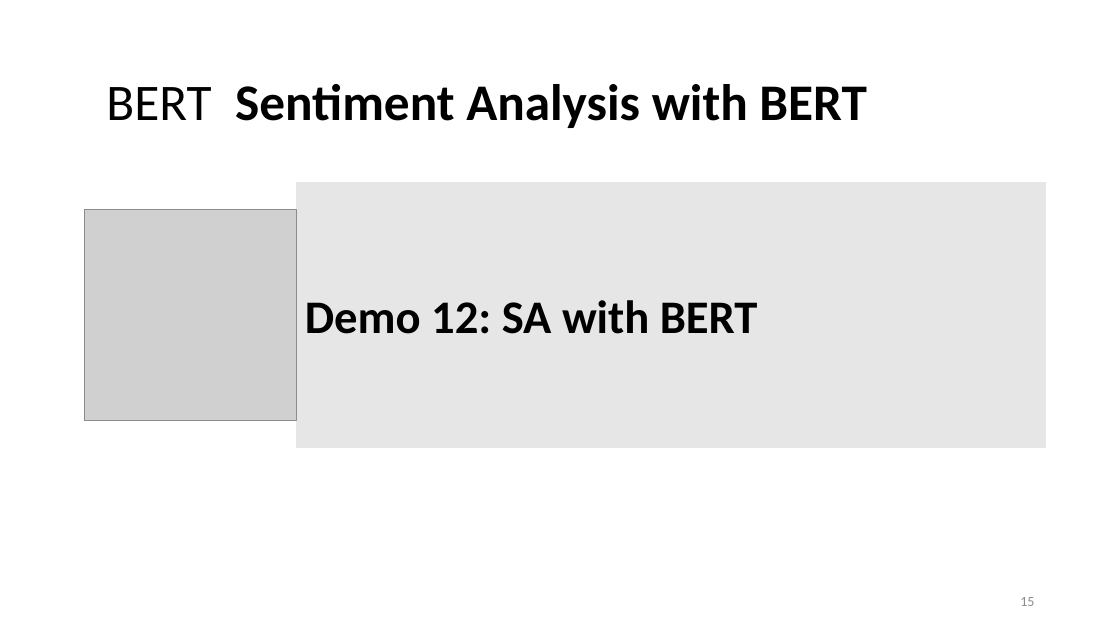
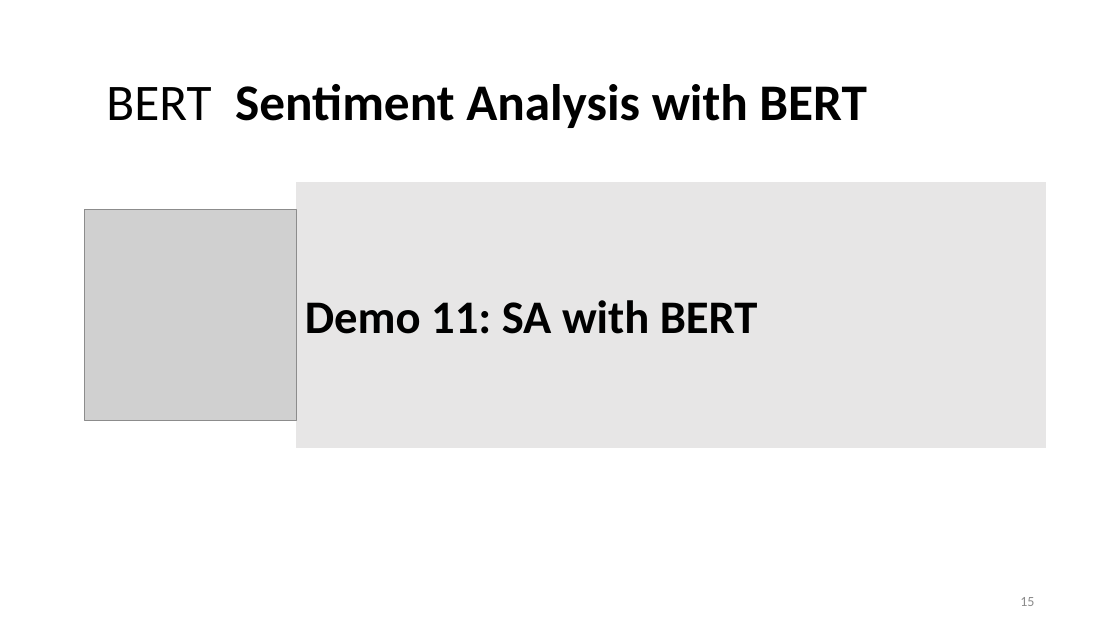
Before and after one commit to lisa-wm/consulting, a slide deck: slide 15 of 5_seminar/contents_part_III/slides/slides_III.pptx. Drawn at 1120x630 pixels with LibreOffice and Linux fonts; fonts in the diff are those of the drawing; grey boxes stand for pictures. Boxes give left, top, right and bottom in pixels: in the first picture for what was removed or moved away, otherwise in the second. Text is boxed around its words. In the diff, an @@ line names an element or a change of style, - is before the commit and + after.

Commit message:
corrected demo number

```diff
--- a/5_seminar/contents_part_III/slides/slides_III.pptx
+++ b/5_seminar/contents_part_III/slides/slides_III.pptx
@@ text in rectangle at [305, 300, 758, 334]: text changed @@
-Demo 12: SA with BERT
+Demo 11: SA with BERT
```
Also in this commit, not shown: 1 other file.
